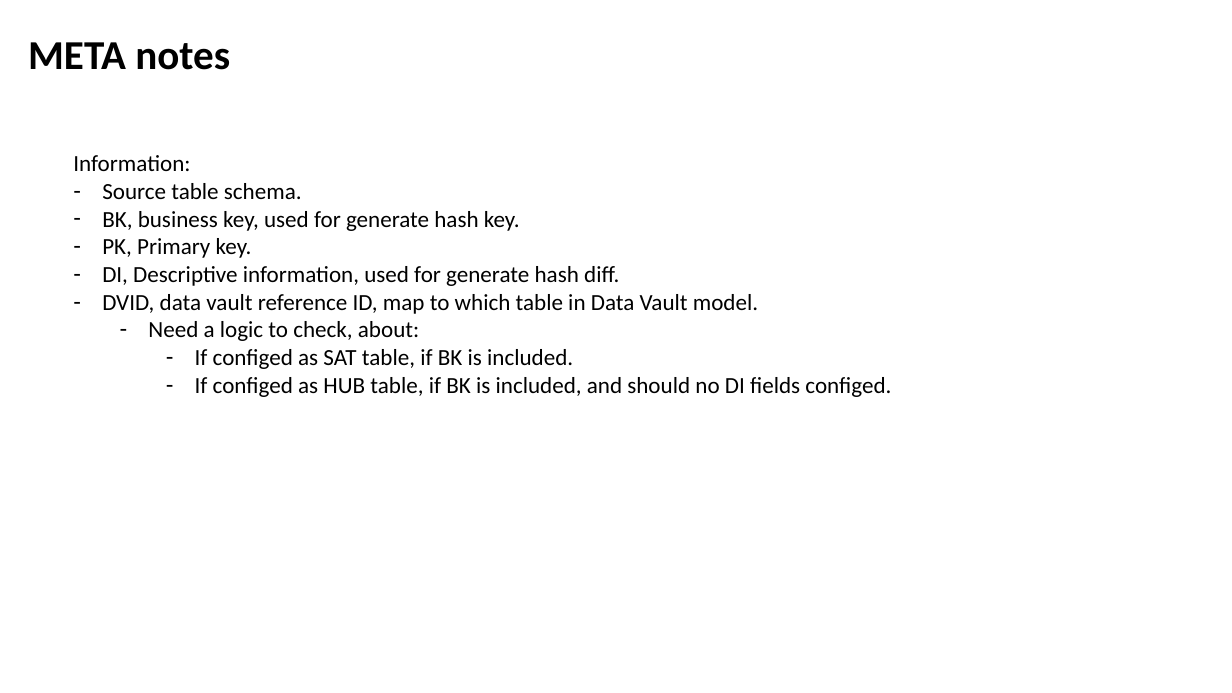
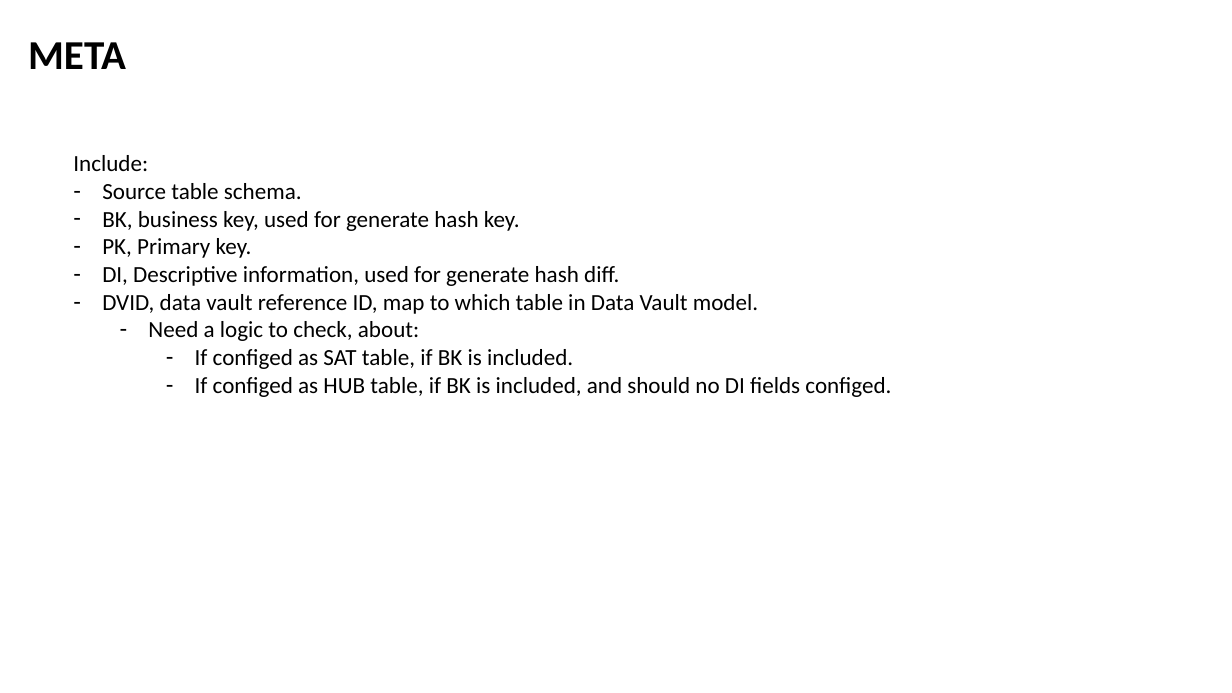
Before and after one commit to microsoftbi/DWH-Generator, a slide deck: slide 3 of DOCS/Intro.pptx. Drawn at 1232x693 pixels with LibreOffice and Linux fonts; fonts in the diff are those of the drawing. Boxes give left, top, right and bottom in pixels: in the first picture for what was removed or moved away, otherwise in the second. Text is boxed around its words. In the diff, an @@ line names an element or a change of style, - is before the commit and + after.

```diff
--- a/DOCS/Intro.pptx
+++ b/DOCS/Intro.pptx
@@ text at <box>28,42,126,69</box>: text changed @@
-META notes
+META
@@ text at <box>73,155,148,171</box>: text changed @@
-Information:
+Include:
```
Also in this commit, not shown: 2 other slides changed, 46 other files.
